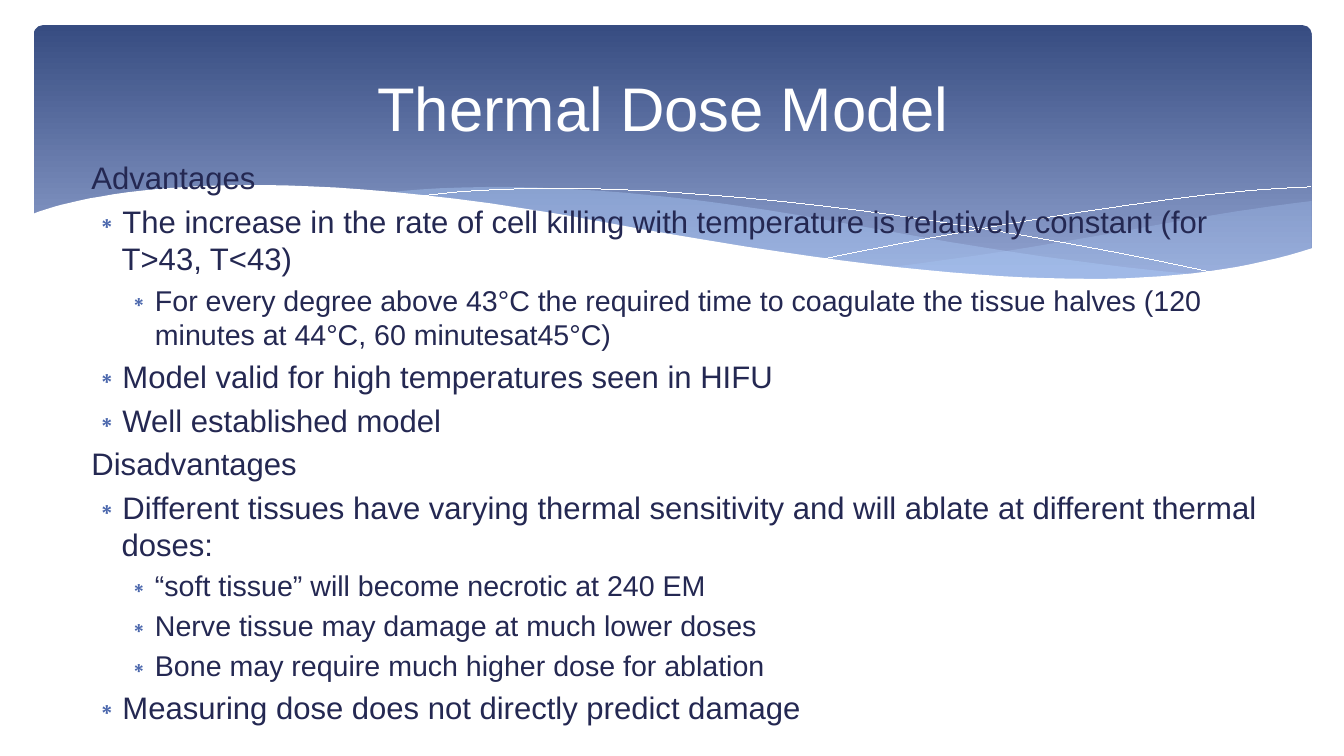
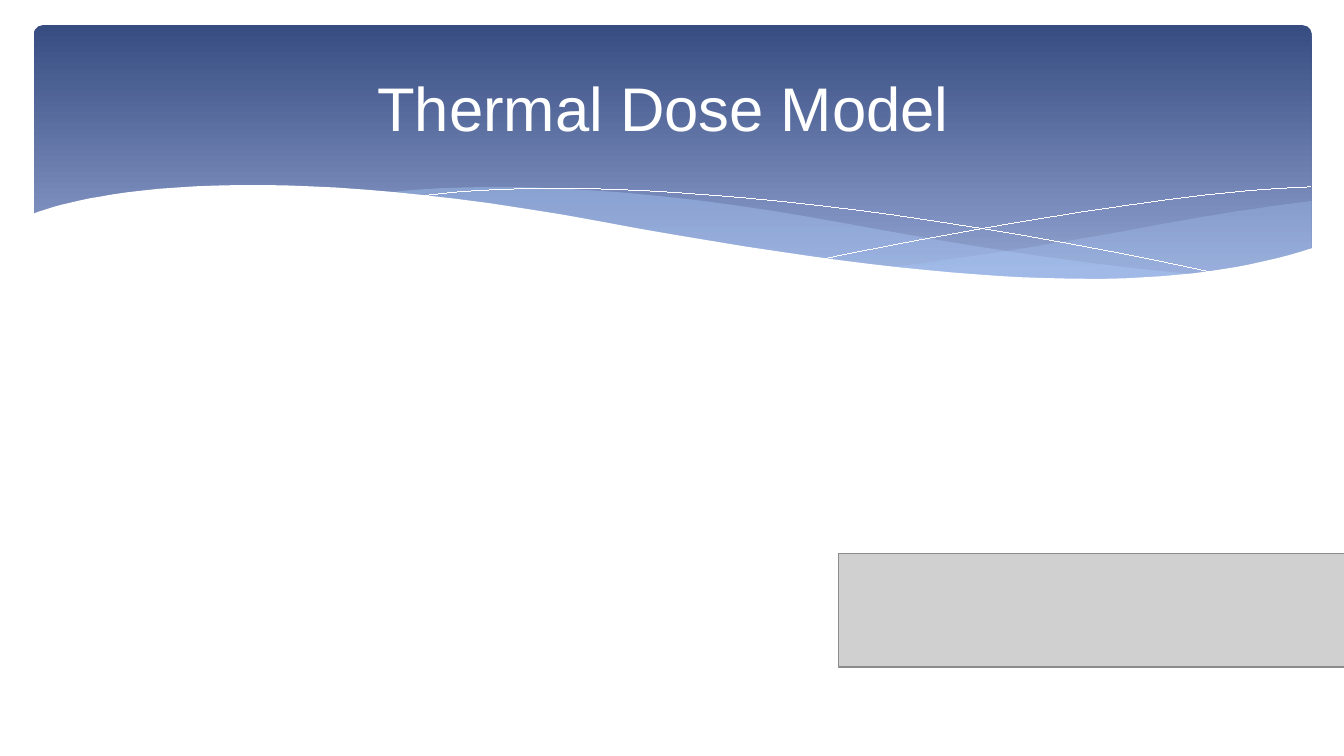
Before and after one commit to MargaretDuff/Industrial-Maths, a slide deck: slide 10 of Group meeting presentation.pptx. Drawn at 1344x756 pixels with LibreOffice and Linux fonts; fonts in the diff are those of the drawing; grey boxes stand for pictures. Boxes give left, top, right and bottom in pixels: in the first picture for what was removed or moved away, otherwise in the second. Text is boxed around its words. In the diff, an @@ line names an element or a change of style, - is before the commit and + after.

Commit message:
Presentation update

```diff
--- a/Group meeting presentation.pptx
+++ b/Group meeting presentation.pptx
@@ text removed at (x1=91, y1=166, x2=1256, y2=682) @@
-Advantages
-∗ The increase in the rate of cell killing with temperature is relatively constant (for T>43, T<43)
-  ∗ For every degree above 43°C the required time to coagulate the tissue halves (120 minutes at 44°C, 60 minutesat45°C)
-∗ Model valid for high temperatures seen in HIFU
-∗ Well established model
-Disadvantages
-∗ Different tissues have varying thermal sensitivity and will ablate at different thermal doses:
-  ∗ “soft tissue” will become necrotic at 240 EM
-  ∗ Nerve tissue may damage at much lower doses
-  ∗ Bone may require much higher dose for ablation
-∗ Measuring dose does not directly predict damage
@@ picture added at (x1=839, y1=554, x2=1344, y2=667) @@
```
Also in this commit, not shown: 2 other slides changed, 2 slides added, 1 slide removed, 3 other files.
